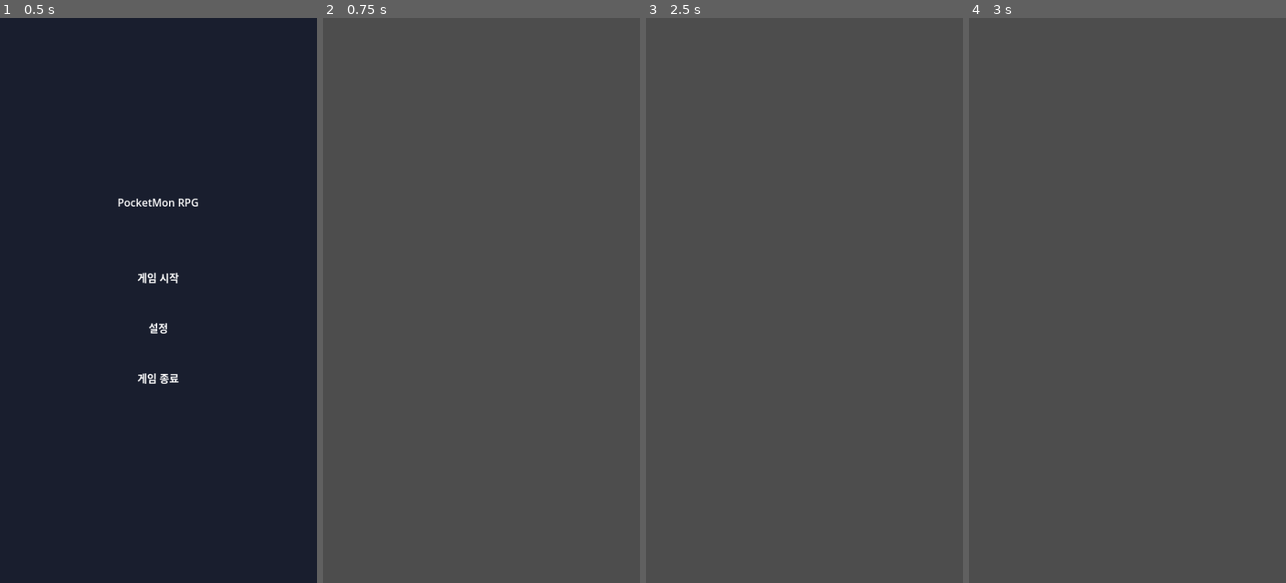
Above: before the commit, frames 1-4 (left to right).
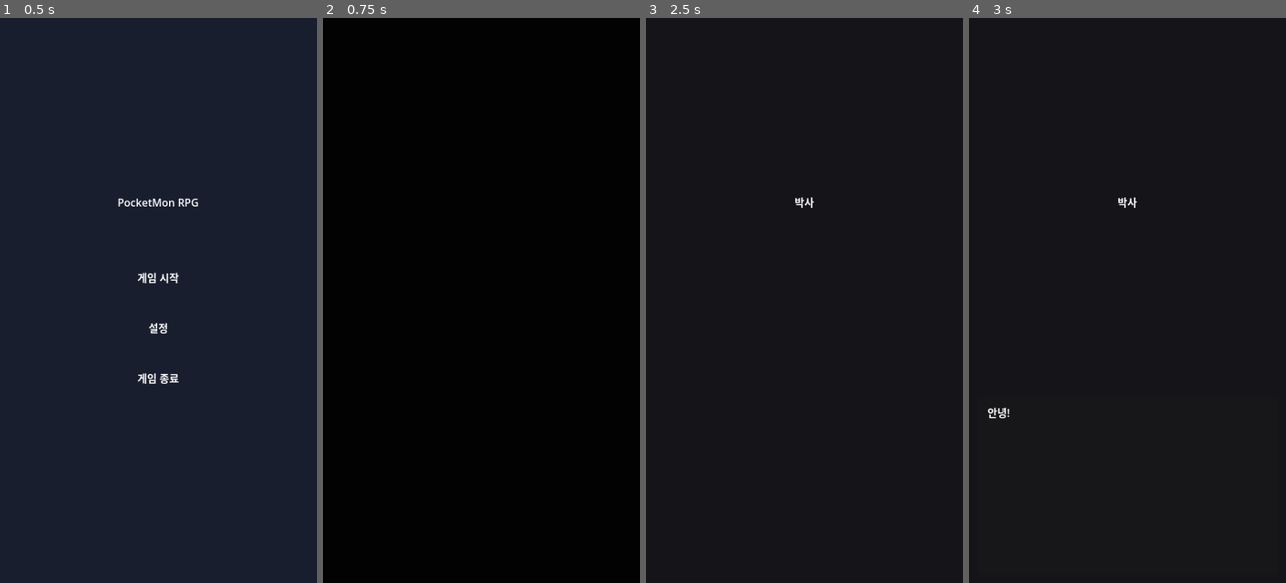
Above: after the commit, the same moments.

Repository: ddulgi7/newpjt
Game: Godot game, scene res://scenes/ui/menus/title_screen.tscn
The game is run twice, just before and just after one commit, with the same random seed, the same clock (stepped at 60 frames per second) and the same inputs.
Inputs (mouse positions are in pixels of both pictures, inside the frame that each line leads up to):
- Up to frame 1 (0.5 s): no input
- Up to frame 2 (0.75 s): click "게임 시작" at 0.5 s
- Up to frame 3 (2.5 s): tap Enter (ui_accept) at 1.25, 1.52, 1.55, 1.82, 2, 2.1, 2.27 s; move the mouse to (874, 272) at 1.27 s; hold D (move_right) 1.28-2.03 s; hold Space (interact) 1.28-2.03 s; click (874, 272) at 1.42 s; move the mouse to (741, 328) at 2.02 s; hold S (move_down) from 2.03 s (still down); click (741, 328) at 2.17 s; tap Space (interact) at 2.3 s
- Up to frame 4 (3 s): tap Enter (ui_accept) at 2.57, 2.75 s; move the mouse to (1159, 176) at 2.77 s; release S (move_down) at 2.78 s; hold D (move_right) from 2.78 s (still down); hold Space (interact) from 2.78 s (still down); click (1159, 176) at 2.92 s

Frame 1 is identical in both runs. In frame 2, 100% of the frame differs, in the area x 0-100%, y 0-100%; in frame 3, 100%; in frame 4, 100%.
Error after the commit: Invalid call. Nonexistent function 'is_action_just_pressed' in base 'InputEventKey'. (res://scenes/ui/menus/intro_sequence.gd:53)

Commit message:
Add Pokemon-style intro sequence with name input
- Intro flow: 박사 등장 → 포켓몬 소개 → 플레이어(파란 원) → 이름 입력
- Typewriter effect for dialog text (Space/Enter/tap to skip or advance)
- Fade in/out transitions between characters
- Blinking ▼ continue arrow
- Name input panel with LineEdit (Enter or 확인 button)
- Player represented as blue circle (player_circle.gd)
- Auto-load professor/pokemon images when files are added
- Title screen now routes to intro_sequence instead of main scene

Co-Authored-By: Claude Opus 4.6 <noreply@anthropic.com>

Diff:
--- /dev/null
+++ b/game/scenes/ui/menus/intro_sequence.gd
@@ -0,0 +1,195 @@
+extends Control
+## 포켓몬 스타일 게임 인트로 시퀀스.
+##
+## 이미지 교체 경로:
+##   박사   : res://assets/sprites/characters/npc_professor.png
+##   포켓몬 : res://assets/sprites/monsters/intro_pokemon.png
+
+const CHAR_DELAY       := 0.035  # 글자당 출력 간격 (초)
+const PROFESSOR_IMG    := "res://assets/sprites/characters/npc_professor.png"
+const POKEMON_IMG      := "res://assets/sprites/monsters/intro_pokemon.png"
+
+# 대화 단계 정의
+# show: "professor" | "pokemon" | "player"
+const DIALOG_STEPS: Array[Dictionary] = [
+	{"show": "professor", "text": "안녕! 포켓몬의 세계에 온 걸 환영해!\n나는 포켓몬을 연구하는 박사야!"},
+	{"show": "professor", "text": "이 넓은 세상에는 '포켓몬'이라 불리는\n신비한 생물들이 살고 있지!"},
+	{"show": "pokemon",   "text": "짜잔~ 이 친구가 바로 포켓몬이야!\n귀엽지? 강하기도 하고!"},
+	{"show": "professor", "text": "포켓몬을 모으고, 키우고, 배틀하는 것이\n트레이너의 꿈이거든!"},
+	{"show": "player",    "text": "...그런데 말이야, 너는 누구니?\n이 모험을 함께 할 트레이너가 바로 너야!"},
+	{"show": "professor", "text": "아, 실례했어. 먼저 이름을 알려줄래?"},
+]
+
+@onready var professor_display: TextureRect  = $CharacterArea/ProfessorDisplay
+@onready var professor_fallback: Label       = $CharacterArea/ProfessorDisplay/FallbackLabel
+@onready var pokemon_display: TextureRect    = $CharacterArea/PokemonDisplay
+@onready var pokemon_fallback: Label         = $CharacterArea/PokemonDisplay/FallbackLabel
+@onready var player_display: Control         = $CharacterArea/PlayerDisplay
+@onready var dialog_box: Panel               = $DialogBox
+@onready var dialog_text: RichTextLabel      = $DialogBox/Margin/VBox/DialogText
+@onready var continue_arrow: Label           = $DialogBox/Margin/VBox/ContinueArrow
+@onready var name_input_panel: Panel         = $NameInputPanel
+@onready var name_line_edit: LineEdit        = $NameInputPanel/VBox/NameLineEdit
+@onready var fade_overlay: ColorRect         = $FadeOverlay
+
+var _step: int       = 0
+var _is_typing: bool = false
+var _can_advance: bool = false
+var _blink_tween: Tween
+
+
+func _ready() -> void:
+	_hide_all()
+	_load_images()
+	fade_overlay.color = Color(0, 0, 0, 1)
+	await _fade(0.0, 1.5)
+	await get_tree().create_timer(0.4).timeout
+	await _play_step()
+
+
+func _unhandled_input(event: InputEvent) -> void:
+	if not _can_advance:
+		return
+	if event.is_action_just_pressed("interact") or event.is_action_just_pressed("ui_accept") \
+			or (event is InputEventMouseButton and event.pressed):
+		if _is_typing:
+			_skip_typing()
+		else:
+			_can_advance = false
+			continue_arrow.visible = false
+			if _blink_tween:
+				_blink_tween.kill()
+			_step += 1
+			await _play_step()
+		get_viewport().set_input_as_handled()
+
+
+# --- 단계 진행 ---
+
+func _play_step() -> void:
+	if _step >= DIALOG_STEPS.size():
+		await _show_name_input()
+		return
+
+	var step: Dictionary = DIALOG_STEPS[_step]
+	await _show_character(step["show"])
+	dialog_box.visible = true
+	await _typewrite(step["text"])
+	_can_advance = true
+	continue_arrow.visible = true
+	_blink_arrow()
+
+
+# --- 캐릭터 전환 ---
+
+func _show_character(who: String) -> void:
+	var current := _current_character()
+	if current == who:
+		return
+
+	if current != "":
+		await _fade(1.0, 0.35)
+		_hide_all_characters()
+
+	match who:
+		"professor": professor_display.visible = true
+		"pokemon":   pokemon_display.visible   = true
+		"player":    player_display.visible    = true
+
+	await _fade(0.0, 0.35)
+
+
+func _current_character() -> String:
+	if professor_display.visible: return "professor"
+	if pokemon_display.visible:   return "pokemon"
+	if player_display.visible:    return "player"
+	return ""
+
+
+func _hide_all_characters() -> void:
+	professor_display.visible = false
+	pokemon_display.visible   = false
+	player_display.visible    = false
+
+
+func _hide_all() -> void:
+	_hide_all_characters()
+	dialog_box.visible       = false
+	name_input_panel.visible = false
+	continue_arrow.visible   = false
+
+
+# --- 타이프라이터 효과 ---
+
+func _typewrite(text: String) -> void:
+	_is_typing = true
+	_can_advance = true
+	dialog_text.text = text
+	dialog_text.visible_ratio = 0.0
+	var tween := create_tween()
+	tween.tween_property(dialog_text, "visible_ratio", 1.0, text.length() * CHAR_DELAY)
+	await tween.finished
+	_is_typing = false
+
+
+func _skip_typing() -> void:
+	dialog_text.visible_ratio = 1.0
+	_is_typing = false
+	continue_arrow.visible = true
+	_blink_arrow()
+
+
+# --- 화살표 깜빡임 ---
+
+func _blink_arrow() -> void:
+	if _blink_tween:
+		_blink_tween.kill()
+	_blink_tween = create_tween().set_loops()
+	_blink_tween.tween_property(continue_arrow, "modulate:a", 0.1, 0.45)
+	_blink_tween.tween_property(continue_arrow, "modulate:a", 1.0, 0.45)
+
+
+# --- 페이드 ---
+
+func _fade(target_alpha: float, duration: float) -> void:
+	fade_overlay.visible = true
+	var tween := create_tween()
+	tween.tween_property(fade_overlay, "color:a", target_alpha, duration)
+	await tween.finished
+	if target_alpha == 0.0:
+		fade_overlay.visible = false
+
+
+# --- 이름 입력 ---
+
+func _show_name_input() -> void:
+	dialog_box.visible = false
+	_hide_all_characters()
+	await _fade(1.0, 0.5)
+	name_input_panel.visible = true
+	await _fade(0.0, 0.5)
+	name_line_edit.grab_focus()
+
+
+func _on_confirm_button_pressed() -> void:
+	var player_name := name_line_edit.text.strip_edges()
+	if player_name.is_empty():
+		player_name = "트레이너"
+	GameManager.player_data["name"] = player_name
+	await _fade(1.0, 0.8)
+	get_tree().change_scene_to_file("res://scenes/main/main.tscn")
+
+
+func _on_name_line_edit_text_submitted(_text: String) -> void:
+	_on_confirm_button_pressed()
+
+
+# --- 이미지 로드 ---
+
+func _load_images() -> void:
+	if ResourceLoader.exists(PROFESSOR_IMG):
+		professor_display.texture  = load(PROFESSOR_IMG)
+		professor_fallback.visible = false
+	if ResourceLoader.exists(POKEMON_IMG):
+		pokemon_display.texture  = load(POKEMON_IMG)
+		pokemon_fallback.visible = false
--- /dev/null
+++ b/game/scenes/ui/menus/intro_sequence.tscn
@@ -0,0 +1,180 @@
+[gd_scene load_steps=3 format=3 uid="uid://introseq001"]
+
+[ext_resource type="Script" path="res://scenes/ui/menus/intro_sequence.gd" id="1_intro"]
+[ext_resource type="Script" path="res://scenes/ui/menus/player_circle.gd" id="2_circle"]
+
+[node name="IntroSequence" type="Control"]
+layout_mode = 3
+anchors_preset = 15
+anchor_right = 1.0
+anchor_bottom = 1.0
+script = ExtResource("1_intro")
+
+[node name="Background" type="ColorRect" parent="."]
+layout_mode = 1
+anchors_preset = 15
+anchor_right = 1.0
+anchor_bottom = 1.0
+color = Color(0.08, 0.08, 0.1, 1)
+
+[node name="CharacterArea" type="Control" parent="."]
+layout_mode = 1
+anchor_right = 1.0
+anchor_bottom = 0.65
+
+[node name="ProfessorDisplay" type="TextureRect" parent="CharacterArea"]
+visible = false
+layout_mode = 1
+anchors_preset = 8
+anchor_left = 0.5
+anchor_top = 0.5
+anchor_right = 0.5
+anchor_bottom = 0.5
+offset_left = -90.0
+offset_top = -140.0
+offset_right = 90.0
+offset_bottom = 140.0
+grow_horizontal = 2
+grow_vertical = 2
+stretch_mode = 5
+
+[node name="FallbackLabel" type="Label" parent="CharacterArea/ProfessorDisplay"]
+layout_mode = 1
+anchors_preset = 15
+anchor_right = 1.0
+anchor_bottom = 1.0
+text = "박사"
+horizontal_alignment = 1
+vertical_alignment = 1
+
+[node name="PokemonDisplay" type="TextureRect" parent="CharacterArea"]
+visible = false
+layout_mode = 1
+anchors_preset = 8
+anchor_left = 0.5
+anchor_top = 0.5
+anchor_right = 0.5
+anchor_bottom = 0.5
+offset_left = -100.0
+offset_top = -100.0
+offset_right = 100.0
+offset_bottom = 100.0
+grow_horizontal = 2
+grow_vertical = 2
+stretch_mode = 5
+
+[node name="FallbackLabel" type="Label" parent="CharacterArea/PokemonDisplay"]
+layout_mode = 1
+anchors_preset = 15
+anchor_right = 1.0
+anchor_bottom = 1.0
+text = "포켓몬"
+horizontal_alignment = 1
+vertical_alignment = 1
+
+[node name="PlayerDisplay" type="Control" parent="CharacterArea"]
+visible = false
+layout_mode = 1
+anchors_preset = 8
+anchor_left = 0.5
+anchor_top = 0.5
+anchor_right = 0.5
+anchor_bottom = 0.5
+offset_left = -80.0
+offset_top = -80.0
+offset_right = 80.0
+offset_bottom = 80.0
+grow_horizontal = 2
+grow_vertical = 2
+script = ExtResource("2_circle")
+
+[node name="DialogBox" type="Panel" parent="."]
+visible = false
+layout_mode = 1
+anchor_left = 0.0
+anchor_top = 0.67
+anchor_right = 1.0
+anchor_bottom = 1.0
+offset_left = 12.0
+offset_top = 0.0
+offset_right = -12.0
+offset_bottom = -12.0
+
+[node name="Margin" type="MarginContainer" parent="DialogBox"]
+layout_mode = 1
+anchors_preset = 15
+anchor_right = 1.0
+anchor_bottom = 1.0
+theme_override_constants/margin_left = 16
+theme_override_constants/margin_top = 12
+theme_override_constants/margin_right = 16
+theme_override_constants/margin_bottom = 12
+
+[node name="VBox" type="VBoxContainer" parent="DialogBox/Margin"]
+layout_mode = 2
+
+[node name="DialogText" type="RichTextLabel" parent="DialogBox/Margin/VBox"]
+layout_mode = 2
+custom_minimum_size = Vector2(0, 80)
+bbcode_enabled = true
+fit_content = true
+scroll_active = false
+
+[node name="ContinueArrow" type="Label" parent="DialogBox/Margin/VBox"]
+visible = false
+layout_mode = 2
+text = "▼"
+horizontal_alignment = 2
+
+[node name="NameInputPanel" type="Panel" parent="."]
+visible = false
+layout_mode = 1
+anchors_preset = 8
+anchor_left = 0.5
+anchor_top = 0.5
+anchor_right = 0.5
+anchor_bottom = 0.5
+offset_left = -160.0
+offset_top = -120.0
+offset_right = 160.0
+offset_bottom = 120.0
+grow_horizontal = 2
+grow_vertical = 2
+
+[node name="VBox" type="VBoxContainer" parent="NameInputPanel"]
+layout_mode = 1
+anchors_preset = 15
+anchor_right = 1.0
+anchor_bottom = 1.0
+offset_left = 20.0
+offset_top = 20.0
+offset_right = -20.0
+offset_bottom = -20.0
+theme_override_constants/separation = 16
+
+[node name="PromptLabel" type="Label" parent="NameInputPanel/VBox"]
+layout_mode = 2
+text = "이름을 알려줘!"
+horizontal_alignment = 1
+
+[node name="NameLineEdit" type="LineEdit" parent="NameInputPanel/VBox"]
+layout_mode = 2
+custom_minimum_size = Vector2(0, 44)
+placeholder_text = "트레이너"
+max_length = 12
+
+[node name="ConfirmButton" type="Button" parent="NameInputPanel/VBox"]
+layout_mode = 2
+custom_minimum_size = Vector2(0, 44)
+text = "확인"
+
+[node name="FadeOverlay" type="ColorRect" parent="."]
+layout_mode = 1
+anchors_preset = 15
+anchor_right = 1.0
+anchor_bottom = 1.0
+color = Color(0, 0, 0, 1)
+mouse_filter = 2
+
+[connection signal="pressed" from="NameInputPanel/VBox/ConfirmButton" to="." method="_on_confirm_button_pressed"]
+[connection signal="text_submitted" from="NameInputPanel/VBox/NameLineEdit" to="." method="_on_name_line_edit_text_submitted"]
--- /dev/null
+++ b/game/scenes/ui/menus/player_circle.gd
@@ -0,0 +1,14 @@
+extends Control
+## 플레이어를 나타내는 파란 원 플레이스홀더.
+## 실제 플레이어 이미지가 준비되면 TextureRect로 교체하면 됩니다.
+
+func _draw() -> void:
+	var center := size / 2.0
+	var radius := minf(size.x, size.y) / 2.0
+
+	# 그림자
+	draw_circle(center + Vector2(4, 6), radius, Color(0, 0, 0, 0.25))
+	# 몸통 (파란 원)
+	draw_circle(center, radius, Color(0.22, 0.46, 0.9))
+	# 하이라이트 (왼쪽 위 작은 원)
+	draw_circle(center + Vector2(-radius * 0.28, -radius * 0.3), radius * 0.22, Color(0.6, 0.78, 1.0, 0.55))
--- a/game/scenes/ui/menus/title_screen.gd
+++ b/game/scenes/ui/menus/title_screen.gd
@@ -82,7 +82,7 @@
 # --- 버튼 콜백 ---
 
 func _on_start_button_pressed() -> void:
-	get_tree().change_scene_to_file("res://scenes/main/main.tscn")
+	get_tree().change_scene_to_file("res://scenes/ui/menus/intro_sequence.tscn")
 
 
 func _on_settings_button_pressed() -> void:
Not shown, changed: game/assets/ASSET_LIST.md
